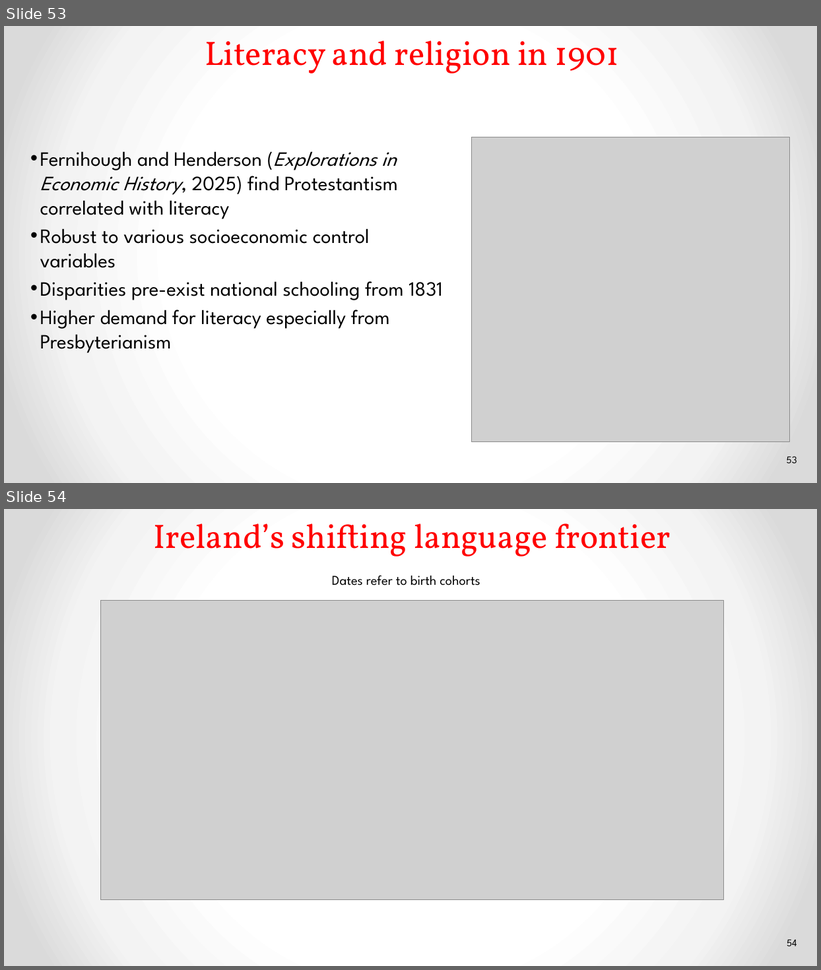
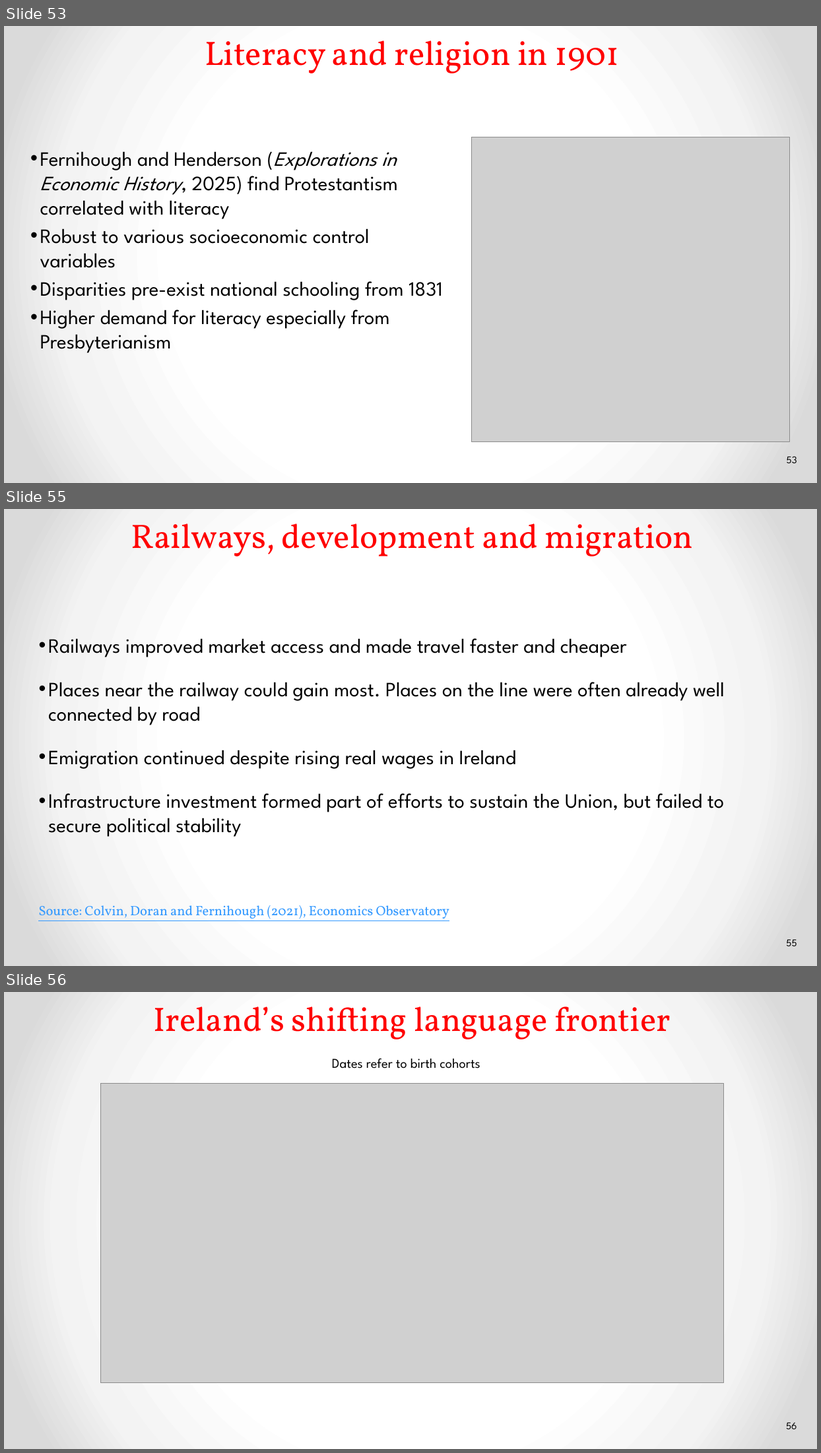
Before and after one commit to chris-colvin/chris-colvin.github.io, a slide deck: Great-Irish-Famine-lecture-November-2025.pptx. Shown one above the other, each under a label of ours: slides 53 and 54 before the commit, slides 53, 55 and 56 after it; the slides between them are not shown. The pictures are 821x970 and 821x1453 pixels, drawn with LibreOffice and Linux fonts; fonts in the diff are those of the drawing; grey boxes stand for pictures; background and template pictures are left out. Boxes give left, top, right and bottom in pixels: in the first picture for what was removed or moved away, otherwise in the second. Text is boxed around its words. In the diff, an @@ line names an element or a change of style, - is before the commit and + after.

```diff
--- a/Great-Irish-Famine-lecture-November-2025.pptx
+++ b/Great-Irish-Famine-lecture-November-2025.pptx
@@ slide 55 added at [4, 509, 817, 966], background gradient #FFFFFF to #F4F4F4 to #DADADA @@
@@ title added at [131, 524, 694, 557], 40 pt, text #FF0000 @@
+Railways, development and migration
@@ text added at [48, 638, 725, 837], 24 pt, text #000000 @@
+• Railways improved market access and made travel faster and cheaper
+• Places near the railway could gain most. Places on the line were often already well connected by road
+• Emigration continued despite rising real wages in Ireland
+• Infrastructure investment formed part of efforts to sustain the Union, but failed to secure political stability
@@ text added at [38, 906, 450, 921], 16 pt, text #3399FF, underline @@
+Source: Colvin, Doran and Fernihough (2021), Economics Observatory
@@ page number added at [786, 940, 797, 947], 12 pt, text #000000 @@
+55
@@ what was slide 54 is now slide 56 @@
@@ page number at [786, 1423, 797, 1430]: text changed @@
-54
+56
```
Also in this commit, not shown: 2 slides changed, 1 other slide added, 1 other file.
